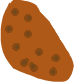
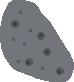
Two versions of the same layered image (74 x 82). Layer-by-layer changes:
painted on "Layer 1" over [0, 0, 74, 82]
